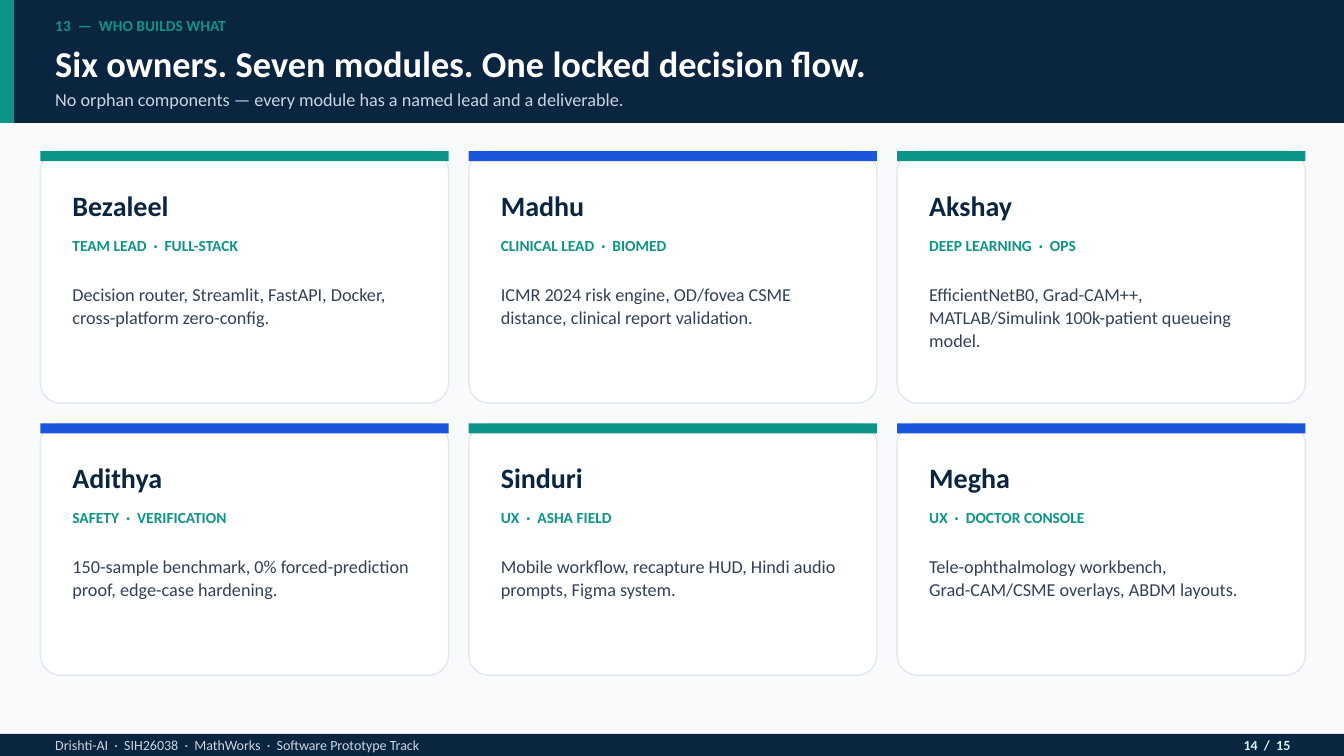
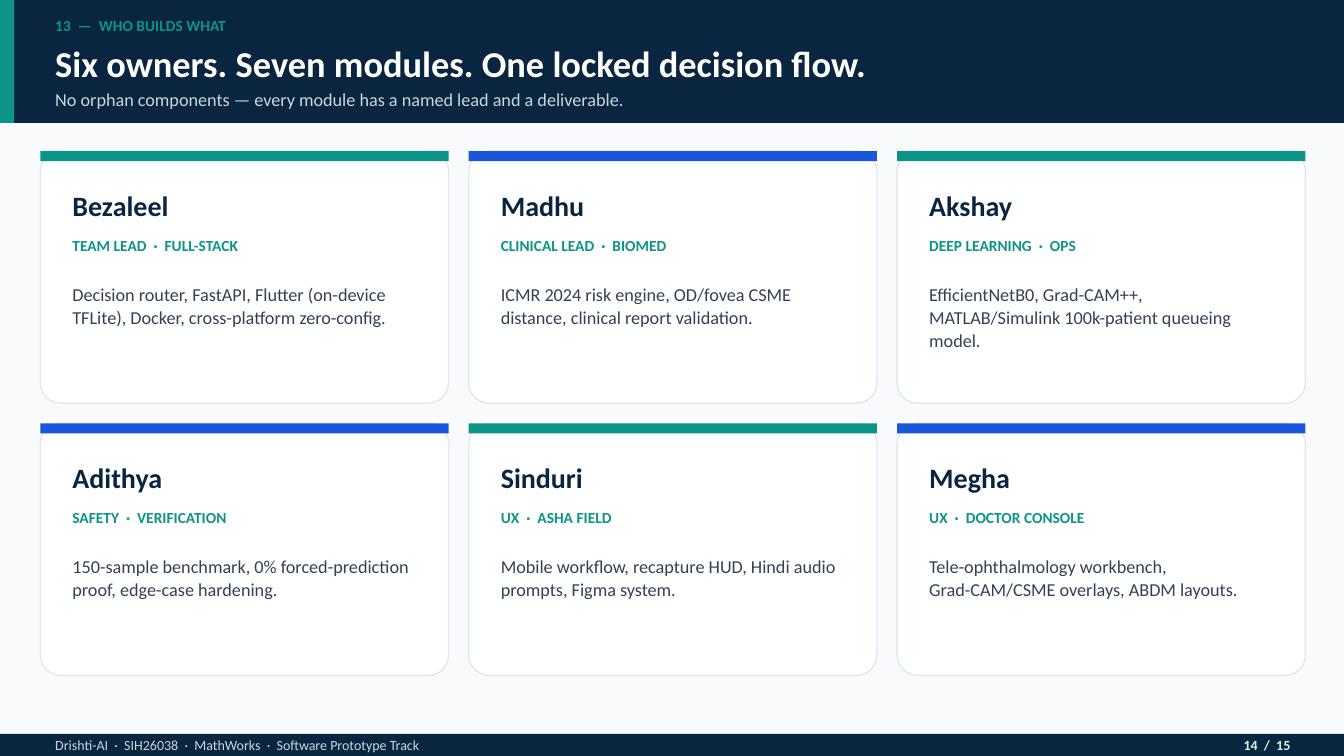
Before and after one commit to BezaleelPaul/Drishti-AI, a slide deck: slide 14 of presentation/Drishti-AI_SIH2026_Presentation.pptx. Drawn at 1344x756 pixels with LibreOffice and Linux fonts; fonts in the diff are those of the drawing. Boxes give left, top, right and bottom in pixels: in the first picture for what was removed or moved away, otherwise in the second. Text is boxed around its words. In the diff, an @@ line names an element or a change of style, - is before the commit and + after.

```diff
--- a/presentation/Drishti-AI_SIH2026_Presentation.pptx
+++ b/presentation/Drishti-AI_SIH2026_Presentation.pptx
@@ text at (x1=72, y1=288, x2=386, y2=327): text changed @@
-Decision router, Streamlit, FastAPI, Docker, cross-platform zero-config.
+Decision router, FastAPI, Flutter (on-device TFLite), Docker, cross-platform zero-config.
```
Also in this commit, not shown: 2 other slides changed, 16 other files.
